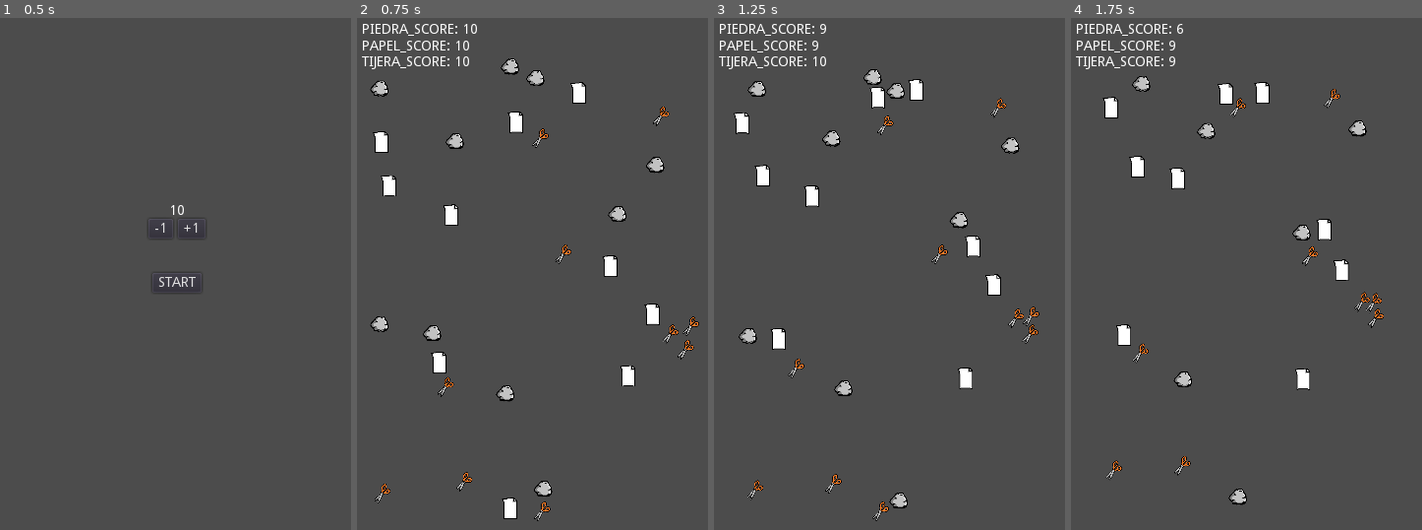
Above: before the commit, frames 1-4 (left to right).
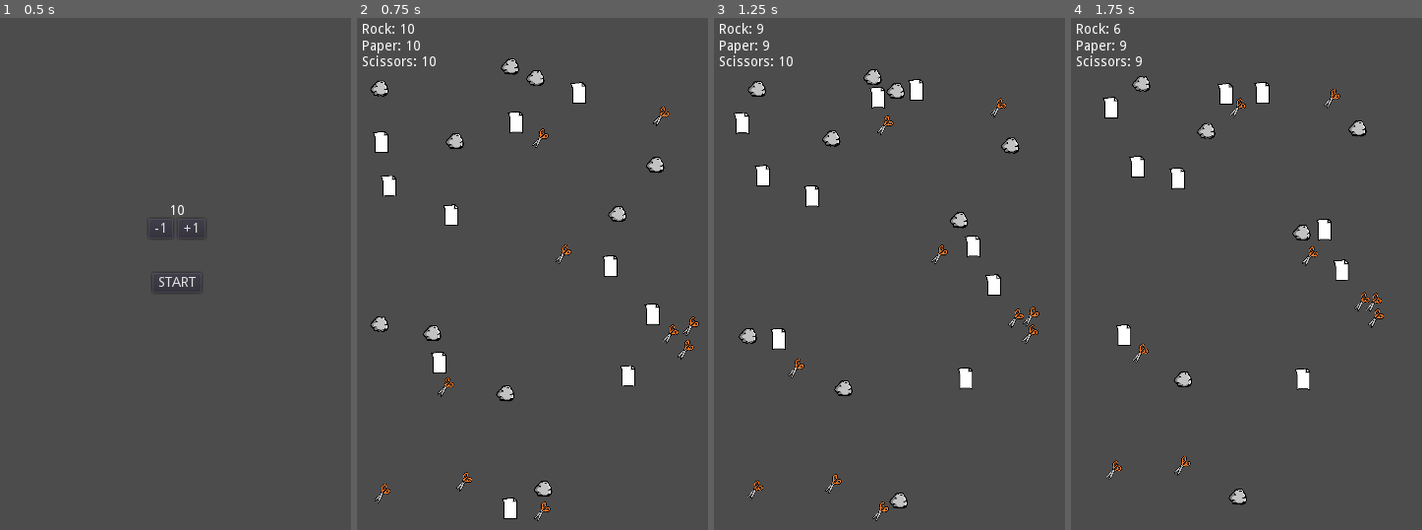
Above: after the commit, the same moments.

Repository: Earthsnake12/PiedraPapelTijera
Game: Godot game, scene res://main/main.tscn
The game is run twice, just before and just after one commit, with the same random seed, the same clock (stepped at 60 frames per second) and the same inputs.
Inputs:
- Up to frame 1 (0.5 s): no input
- Up to frame 2 (0.75 s): click "START" at 0.5 s
- Up to frame 3 (1.25 s): no input
- Up to frame 4 (1.75 s): no input

Frame 1 is identical in both runs. In frame 2, 0.9% of the frame differs, in the area x 1-35%, y 0-10%; in frame 3, 0.8%; in frame 4, 0.8%.

Commit message:
Traduccion terminada

Diff:
--- a/main/HUD.tscn
+++ b/main/HUD.tscn
@@ -86,6 +86,7 @@
 margin_left = -25.0
 margin_top = -20.0
 margin_right = 25.0
+grow_horizontal = 2
 text = "START"
 icon_align = 1
 
@@ -116,7 +117,8 @@
 margin_top = -10.0
 margin_right = 35.5
 margin_bottom = 10.0
-text = "RESTART?"
+grow_horizontal = 2
+text = "RESTART"
 icon_align = 1
 
 [node name="main_menu" type="Button" parent="Control_game_over"]
@@ -127,7 +129,8 @@
 margin_left = -42.5
 margin_top = -20.0
 margin_right = 42.5
-text = "main menu"
+grow_horizontal = 2
+text = "MENU"
 icon_align = 1
 
 [node name="Ganador" type="Label" parent="Control_game_over"]
--- a/project.godot
+++ b/project.godot
@@ -33,7 +33,7 @@
 
 [locale]
 
-test="es"
+test="en"
 translations=PoolStringArray( "res://traducc.en.translation", "res://traducc.es.translation" )
 
 [physics]
--- /dev/null
+++ b/traducc.csv
@@ -0,0 +1,11 @@
+keys,es,en
+PIEDRA_G,GANA PIEDRA!,ROCK WIN!
+PAPEL_G,GANA PAPEL!,PAPER WIN!
+TIJERA_G,GANA TIJERA!,SCISSORS WIN!
+PIEDRA_SCORE,Piedra,Rock
+PAPEL_SCORE,Papel,Paper
+TIJERA_SCORE,Tijera,Scissors
+START,COMENZAR,START
+FIN,FIN DEL JUEGO,GAME OVER
+MENU,MENU PRINCIPAL,MAIN MENU
+RESTART,¿OTRA VEZ?,RESTART?
Not shown, added: traducc.csv.import
